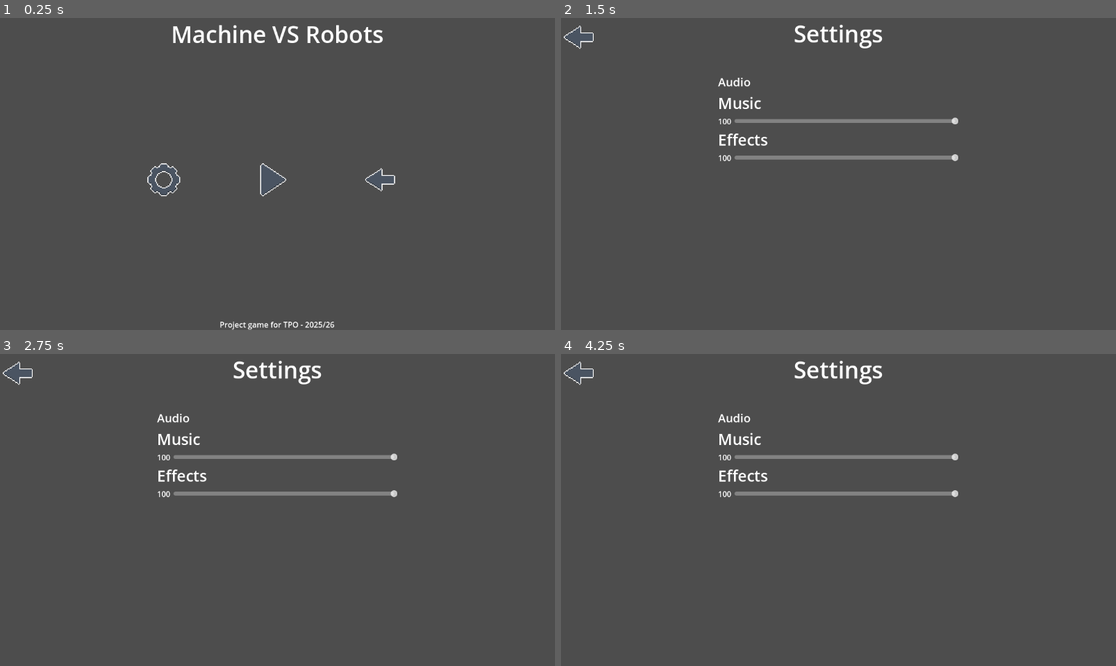
Above: before the commit, frames 1-4 (two rows, left to right).
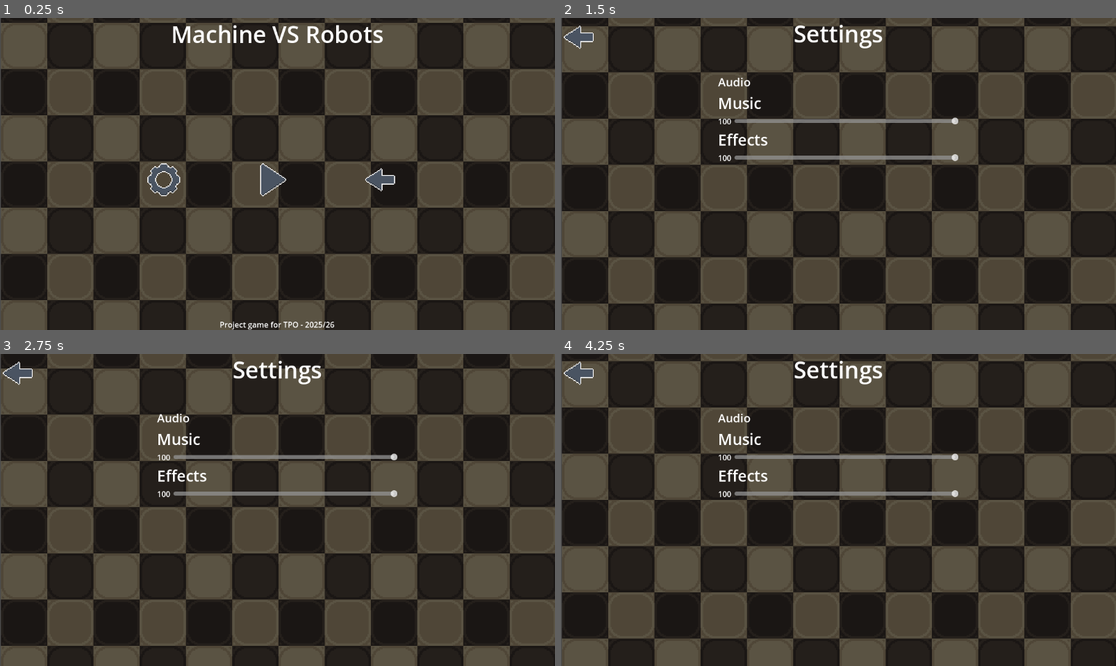
Above: after the commit, the same moments.

Repository: AuraDvin/MvR
Game: Godot game, scene res://levels/menus/main_menu/main_menu.tscn
Same seed, same stepped clock (60 frames per second), same inputs: the game is played once before the commit and once after it.
Inputs (mouse positions are in pixels of both pictures, inside the frame that each line leads up to):
- Up to frame 1 (0.25 s): no input
- Up to frame 2 (1.5 s): click (727, 183) at 0.5 s; tap Enter (ui_accept) at 1.25 s; move the mouse to (960, 158) at 1.27 s; hold Right (ui_right) from 1.28 s (still down); click (960, 158) at 1.42 s
- Up to frame 3 (2.75 s): tap Enter (ui_accept) at 1.52, 2, 2.27 s; move the mouse to (166, 525) at 2.02 s; release Right (ui_right) at 2.03 s; hold Left (ui_left) from 2.03 s (still down); click (166, 525) at 2.17 s
- Up to frame 4 (4.25 s): release Left (ui_left) at 2.75 s; click (583, 378) at 2.75 s; click (727, 519) at 3.5 s

The runs differ from the first frame. In frame 1, 50% of the frame differs, in the area x 0-100%, y 0-100%; in frame 2, 50%; in frame 3, 50%; in frame 4, 50%.

Commit message:
added scrolling menu background

Diff:
--- a/levels/menus/level_select/level_select.tscn
+++ b/levels/menus/level_select/level_select.tscn
@@ -1,9 +1,10 @@
-[gd_scene load_steps=5 format=3 uid="uid://ckfkoclivdl6b"]
+[gd_scene load_steps=6 format=3 uid="uid://ckfkoclivdl6b"]
 
-[ext_resource type="Script" uid="uid://yi6swm0thjm7" path="res://levels/menus/level_select/level_select.gd" id="1_j0g6b"]
+[ext_resource type="Script" uid="uid://donofl8c4yfhp" path="res://levels/menus/menu-bg/menu_bg.gd" id="1_ekgce"]
 [ext_resource type="PackedScene" uid="uid://dpxxvou3uyr11" path="res://levels/menus/level_select/level_picker.tscn" id="2_u4u3e"]
 [ext_resource type="Texture2D" uid="uid://cwtr0qbej2i88" path="res://assets/textures/button-back-normal.png" id="3_u4u3e"]
 [ext_resource type="Texture2D" uid="uid://bralhae1f5kru" path="res://assets/textures/button-back-hover.png" id="4_ekgce"]
+[ext_resource type="PackedScene" uid="uid://crgs58y67etoe" path="res://levels/menus/menu-bg/menu_bg.tscn" id="5_h7c00"]
 
 [node name="LevelSelect" type="Control"]
 layout_mode = 3
@@ -12,7 +13,7 @@
 anchor_bottom = 1.0
 grow_horizontal = 2
 grow_vertical = 2
-script = ExtResource("1_j0g6b")
+script = ExtResource("1_ekgce")
 
 [node name="VBoxContainer" type="VBoxContainer" parent="."]
 layout_mode = 1
@@ -58,5 +59,8 @@
 texture_hover = ExtResource("4_ekgce")
 flip_h = true
 
+[node name="menuBg" parent="." instance=ExtResource("5_h7c00")]
+layout_mode = 1
+
 [connection signal="pressed" from="VBoxContainer/HSplitContainer/ReturnBTN" to="." method="_on_return_btn_pressed"]
 [connection signal="pressed" from="VBoxContainer/HSplitContainer/SettingsBTN" to="." method="_on_settings_btn_pressed"]
--- a/levels/menus/main_menu/main_menu.tscn
+++ b/levels/menus/main_menu/main_menu.tscn
@@ -9,6 +9,7 @@
 [ext_resource type="Texture2D" uid="uid://bk5hv6sur2uld" path="res://assets/textures/button-play-hover.png" id="7_ksmip"]
 [ext_resource type="Texture2D" uid="uid://cwtr0qbej2i88" path="res://assets/textures/button-back-normal.png" id="8_jpnl1"]
 [ext_resource type="Texture2D" uid="uid://bralhae1f5kru" path="res://assets/textures/button-back-hover.png" id="9_yika2"]
+[ext_resource type="PackedScene" uid="uid://crgs58y67etoe" path="res://levels/menus/menu-bg/menu_bg.tscn" id="10_yika2"]
 
 [sub_resource type="Theme" id="Theme_6huvb"]
 
@@ -76,6 +77,9 @@
 dialog_text = "You are about to exit Machine VS Robots"
 dialog_autowrap = true
 
+[node name="menuBg" parent="." instance=ExtResource("10_yika2")]
+layout_mode = 1
+
 [connection signal="pressed" from="VBoxContainer/HBoxContainer/SettingsBTN" to="." method="_on_settings_btn_pressed"]
 [connection signal="pressed" from="VBoxContainer/HBoxContainer/PlayBTN" to="." method="_on_play_btn_pressed"]
 [connection signal="pressed" from="VBoxContainer/HBoxContainer/QuitBTN" to="." method="_on_quit_btn_pressed"]
--- /dev/null
+++ b/levels/menus/menu-bg/menu_bg.gd
@@ -0,0 +1,16 @@
+extends Control
+
+@onready var background_texture = get_child(0)
+@export var speed: float = 16.0
+var init_y
+# Called when the node enters the scene tree for the first time.
+func _ready():
+	init_y = background_texture.position.y
+
+
+# Called every frame. 'delta' is the elapsed time since the previous frame.
+func _physics_process(delta):
+	background_texture.position.y += speed * delta
+	var diff = background_texture.position.y - init_y
+	if diff > background_texture.size.y / 5:
+		background_texture.position.y -= background_texture.size.y / 5
--- /dev/null
+++ b/levels/menus/menu-bg/menu_bg.tscn
@@ -0,0 +1,32 @@
+[gd_scene load_steps=3 format=3 uid="uid://crgs58y67etoe"]
+
+[ext_resource type="Script" uid="uid://donofl8c4yfhp" path="res://levels/menus/menu-bg/menu_bg.gd" id="1_nsvyj"]
+[ext_resource type="Texture2D" uid="uid://cda0u4jvt8lyb" path="res://assets/textures/menu-bg.png" id="2_ul7ee"]
+
+[node name="menuBg" type="Control"]
+layout_mode = 3
+anchors_preset = 15
+anchor_right = 1.0
+anchor_bottom = 1.0
+grow_horizontal = 2
+grow_vertical = 2
+mouse_filter = 2
+script = ExtResource("1_nsvyj")
+speed = 10.0
+
+[node name="background_texture" type="TextureRect" parent="."]
+self_modulate = Color(0.39688927, 0.39688927, 0.39688924, 1)
+z_index = -9
+layout_mode = 1
+anchors_preset = 15
+anchor_right = 1.0
+anchor_bottom = 1.0
+offset_left = 2.0
+offset_top = -280.0
+offset_right = 2.0
+offset_bottom = 32.0
+grow_horizontal = 2
+grow_vertical = 2
+mouse_filter = 2
+texture = ExtResource("2_ul7ee")
+expand_mode = 5
--- a/levels/menus/settings/settings.tscn
+++ b/levels/menus/settings/settings.tscn
@@ -6,6 +6,7 @@
 [ext_resource type="LabelSettings" uid="uid://dk5rixitres36" path="res://misc/PageTitleLabelTheme.tres" id="3_ifqal"]
 [ext_resource type="LabelSettings" uid="uid://ddwwuccbw03wi" path="res://misc/PageSubtitleLabelTheme.tres" id="4_rrw4a"]
 [ext_resource type="LabelSettings" uid="uid://cbqx3qie0kyui" path="res://misc/LabelTheme.tres" id="5_15gkg"]
+[ext_resource type="PackedScene" uid="uid://crgs58y67etoe" path="res://levels/menus/menu-bg/menu_bg.tscn" id="7_d17uv"]
 
 [node name="Settings" type="Control"]
 layout_mode = 3
@@ -101,6 +102,9 @@
 size_flags_vertical = 4
 value = 100.0
 
+[node name="menuBg" parent="." instance=ExtResource("7_d17uv")]
+layout_mode = 1
+
 [connection signal="pressed" from="ReturnBTN" to="." method="_on_return_btn_pressed"]
 [connection signal="value_changed" from="VBoxContainer/ScrollContainer/VBoxContainer/VBoxContainer/HBoxContainer/MusicSlider" to="." method="_on_music_slider_value_changed"]
 [connection signal="value_changed" from="VBoxContainer/ScrollContainer/VBoxContainer/VBoxContainer/HBoxContainer2/EffectsSlider" to="." method="_on_effects_slider_value_changed"]
Binary file added: assets/textures/menu-bg.png
Not shown, added: assets/textures/menu-bg.png.import
Not shown: 1 places in levels/menus/main_menu/main_menu.tscn that only renumber resources
Not shown, added: levels/menus/menu-bg/menu_bg.gd.uid
Not shown: 1 places in levels/menus/settings/settings.tscn that only renumber resources
